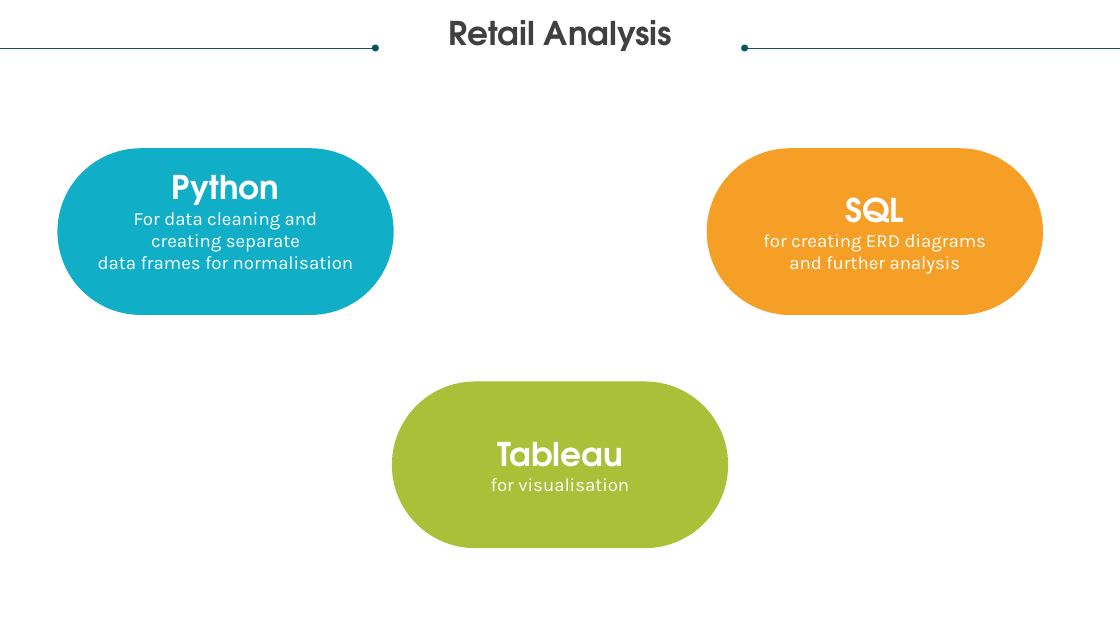
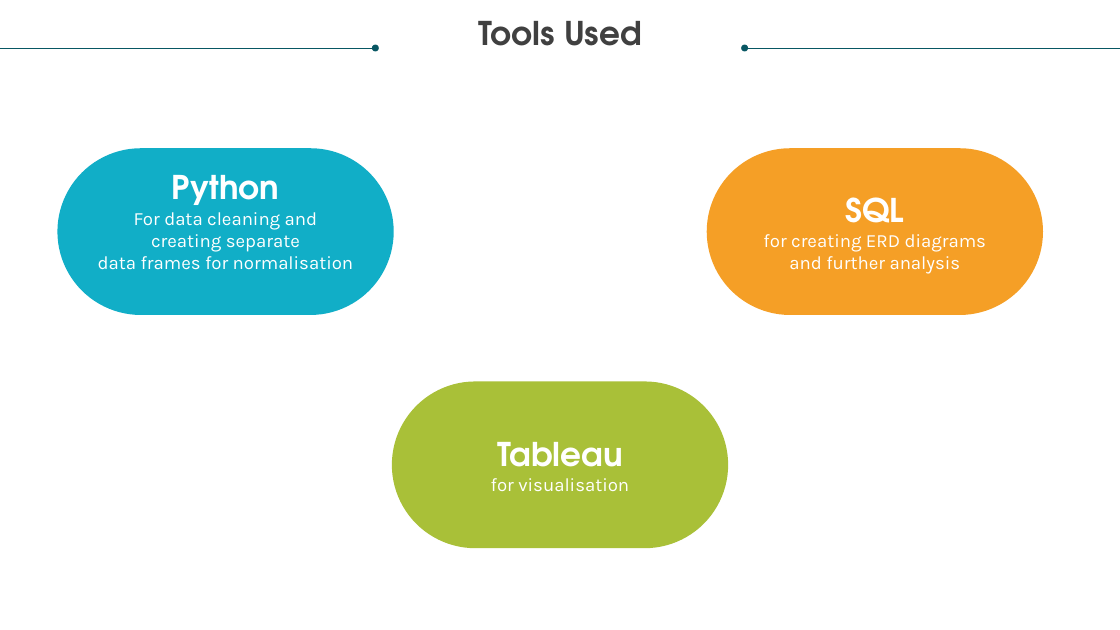
Before and after one commit to jayashreenagaraju/ironhack-final-project, a slide deck: slide 4 of Global Retail Solutions.pptx. Drawn at 1120x630 pixels with LibreOffice and Linux fonts; fonts in the diff are those of the drawing. Boxes give left, top, right and bottom in pixels: in the first picture for what was removed or moved away, otherwise in the second. Text is boxed around its words. In the diff, an @@ line names an element or a change of style, - is before the commit and + after.

```diff
--- a/Global Retail Solutions.pptx
+++ b/Global Retail Solutions.pptx
@@ text at [478,21,642,46]: text changed @@
-Retail Analysis
+Tools Used
```
Also in this commit, not shown: 4 other slides changed, 8 other files.
